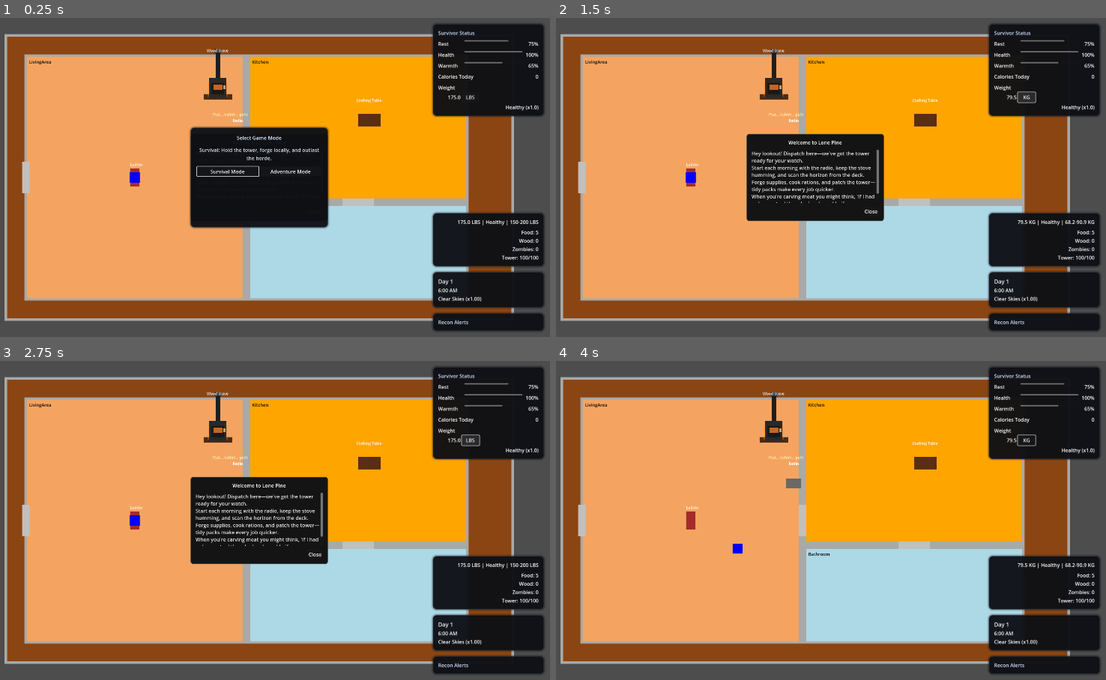
Above: before the commit, frames 1-4 (two rows, left to right).
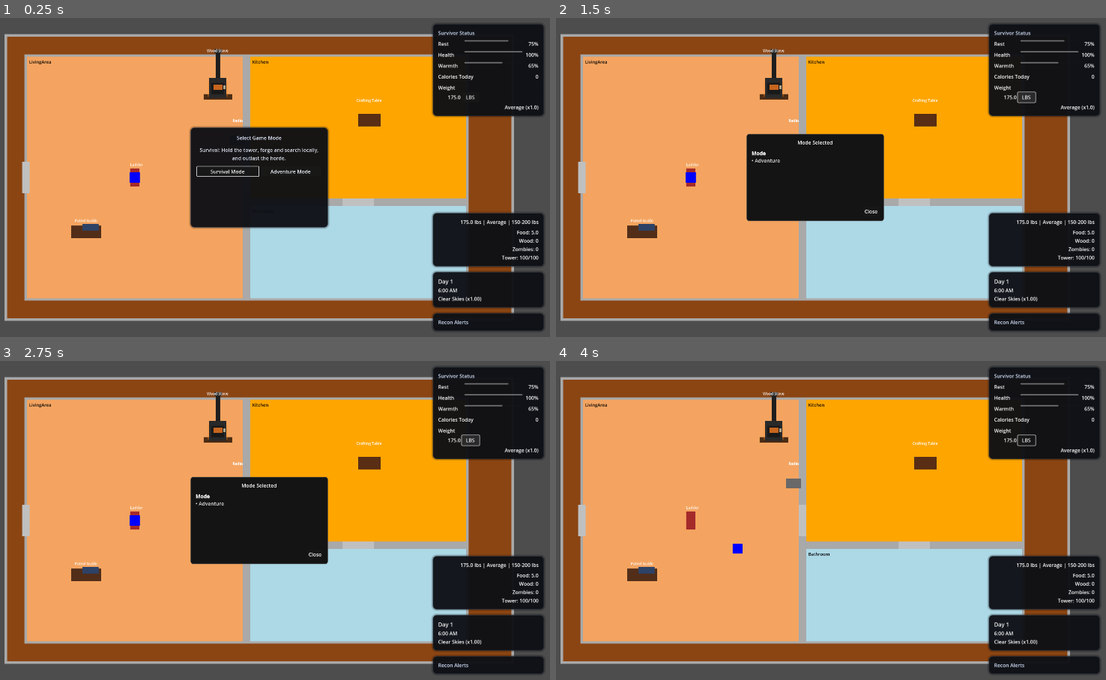
Above: after the commit, the same moments.

Repository: nexus382/firetower-game
Game: Godot game, scene res://scenes/Main.tscn
The game is run twice, just before and just after one commit, with the same random seed, the same clock (stepped at 60 frames per second) and the same inputs.
Inputs (mouse positions are in pixels of both pictures, inside the frame that each line leads up to):
- Up to frame 1 (0.25 s): no input
- Up to frame 2 (1.5 s): click "Adventure Mode" at 0.5 s; click "LBS" at 1.25 s
- Up to frame 3 (2.75 s): click "KG" (after the commit: "LBS") at 2 s
- Up to frame 4 (4 s): tap Enter at 2.75 s; move the mouse to (946, 504) at 2.77 s; hold D (move_right) 2.78-3.53 s; hold E (interact) 2.78-3.53 s; move the mouse to (693, 536) at 3.52 s; hold S (move_down) from 3.53 s (still down); tap E (interact) at 3.6 s

The runs differ from the first frame. In frame 1, 0.8% of the frame differs, in the area x 12-98%, y 27-70%; in frame 2, 1.5%, in the area x 12-98%, y 24-70%; in frame 3, 1.5%; in frame 4, 0.5%.
Error after the commit: Parse Error: Assigned value for constant "PATROL_GUIDE_SECTIONS" isn't a constant expression. (res://scripts/GameManager.gd:303)

Commit message:
Fix mode briefing formatting to restore parsing

Diff:
--- a/scenes/Main.tscn
+++ b/scenes/Main.tscn
@@ -1558,6 +1558,7 @@
 adventure_button_path = NodePath("Panel/Margin/VBox/Buttons/AdventureButton")
 title_label_path = NodePath("Panel/Margin/VBox/Title")
 description_label_path = NodePath("Panel/Margin/VBox/Description")
+info_popup_path = NodePath("../ActionPopupPanel")
 
 [node name="Panel" type="PanelContainer" parent="UI/ModeSelectPanel"]
 anchor_left = 0.5
--- a/scripts/GameManager.gd
+++ b/scripts/GameManager.gd
@@ -277,6 +277,63 @@
 
 const GAME_MODE_SURVIVAL := "survival"
 const GAME_MODE_ADVENTURE := "adventure"
+const GAME_MODE_CAPABILITIES := {
+    GAME_MODE_SURVIVAL: {
+        "label": "Survival",
+        "description": "Hold the tower, forge locally, and outlast the horde.",
+        "expeditions_enabled": false,
+        "travel_enabled": false,
+        "rescue_available": false,
+        "location_scope": "tower_only"
+    },
+    GAME_MODE_ADVENTURE: {
+        "label": "Adventure",
+        "description": "Gear up, scout checkpoints, and push toward the evac convoy.",
+        "expeditions_enabled": true,
+        "travel_enabled": true,
+        "rescue_available": true,
+        "location_scope": "overland"
+    }
+}
+const MODE_SCOPE_SUMMARIES := {
+    "tower_only": "Scope: Fire tower only—forge and sweep the rooms without evac travel.",
+    "overland": "Scope: Tower hub plus expedition map—plan routes toward the convoy.",
+    "unknown": "Scope: Default tower play until a mode adds new routes."
+}
+const PATROL_GUIDE_SECTIONS := [
+    {
+        "title": "Modes & Goals",
+        "lines": [
+            "Survival locks you into the tower loop (forge/search, no travel/rescue).",
+            "Adventure enables expedition map legs and the evac finish line."
+        ]
+    },
+    {
+        "title": "Rest & Health",
+        "lines": [
+            "Sleep adds %.0f%% rest per hour and burns %d calories." % [SleepSystem.SLEEP_PERCENT_PER_HOUR, SleepSystem.CALORIES_PER_SLEEP_HOUR],
+            "Forging/searching each cost %.0f%% rest and %.0f calories per hour block." % [FORGING_REST_COST_PERCENT, FORGING_CALORIE_COST],
+            "Travel burns %d calories with %.0f%% rest loss (%.1f–%.1f hr legs)." % [TRAVEL_CALORIE_COST, TRAVEL_REST_COST_PERCENT, TRAVEL_HOURS_MIN, TRAVEL_HOURS_MAX],
+            "Wolf or lure mishaps roll 5–15 HP hits; stragglers can land 10 HP counters."
+        ]
+    },
+    {
+        "title": "Warmth & Dayparts",
+        "lines": [
+            "Daytime warms at %.0f/hr; evenings cool at %.0f/hr." % [WarmthSystem.RATE_DAYTIME, WarmthSystem.RATE_EVENING],
+            "Nights are the worst at %.0f/hr; sleep stops overnight heat loss." % [WarmthSystem.RATE_NIGHT],
+            "Early mornings drift %.0f/hr until sunrise burns off the chill." % [WarmthSystem.RATE_EARLY_MORNING]
+        ]
+    },
+    {
+        "title": "Crafting & Supplies",
+        "lines": [
+            "Craft actions take %.1f hr, spend %.0f calories, and respect carry caps (5 slots, 12 with Backpack)." % [CRAFT_ACTION_HOURS, CRAFT_CALORIE_COST],
+            "Portable Craft Station opens travel crafting; snares/traps add wildlife and defense income.",
+            "Metal/rope/cloth stock fuels repairs, trinkets, and weapon upkeep down the line."
+        ]
+    }
+]
 
 # Location profiles describe loot pools, climate, and access per route id.
 const LOCATION_PROFILES := {
@@ -1329,6 +1386,7 @@
 var current_day: int = 1
 var game_paused: bool = false
 var _game_mode: String = GAME_MODE_SURVIVAL
+var _mode_capabilities: Dictionary = {}
 
 # Player reference cached once so interaction helpers can fetch it quickly.
 var player: CharacterBody2D
@@ -1395,6 +1453,7 @@
         print("❌ Player not found!")
 
     _active_location = _resolve_location_profile(DEFAULT_LOCATION_ID)
+    _mode_capabilities = _resolve_mode_capabilities(_game_mode)
     _tutorial_flags.clear()
 
     if sleep_system == null:
@@ -1830,20 +1889,20 @@
     snare_state_changed.emit(get_snare_state())
 
 func get_expedition_state() -> Dictionary:
-    if expedition_system == null or !is_adventure_mode():
+    if expedition_system == null or !_is_expedition_enabled():
         return {}
     return expedition_system.get_state()
 
 func get_selected_travel_option() -> Dictionary:
-    if expedition_system == null or !is_adventure_mode():
+    if expedition_system == null or !_is_expedition_enabled():
         return {}
     return expedition_system.get_selected_option()
 
 func select_travel_option(index: int) -> Dictionary:
-    if expedition_system == null or !is_adventure_mode():
-        return {
-            "success": false,
-            "reason": "systems_unavailable",
+    if expedition_system == null or !_is_expedition_enabled():
+        return {
+            "success": false,
+            "reason": "mode_locked",
             "action": "travel_select"
         }
     var result = expedition_system.select_option(index)
@@ -2110,11 +2169,91 @@
 func get_game_mode() -> String:
     return _game_mode
 
+func get_mode_capabilities() -> Dictionary:
+    return _mode_capabilities.duplicate(true)
+
+func get_mode_briefing(mode: String) -> Dictionary:
+    """Return a modal-friendly overview for the selected game mode."""
+    var profile = _resolve_mode_capabilities(mode)
+    var label = String(profile.get("label", "Mode"))
+    var scope_key = String(profile.get("location_scope", "unknown"))
+    var scope_line = String(MODE_SCOPE_SUMMARIES.get(scope_key, MODE_SCOPE_SUMMARIES.get("unknown")))
+    var travel_enabled = bool(profile.get("travel_enabled", false))
+    var rescue_enabled = bool(profile.get("rescue_available", false))
+
+    var travel_line = "Travel is locked; keep operations inside the tower."
+    if travel_enabled:
+        travel_line = "Expeditions and checkpoint travel are unlocked."
+
+    var rescue_line = "Rescue is off the table - ride out the siege."
+    if rescue_enabled:
+        rescue_line = "Reach the convoy to close the run."
+
+    var focus_lines: PackedStringArray = [
+        String(profile.get("description", "")),
+        scope_line
+    ]
+
+    var travel_lines: PackedStringArray = [
+        travel_line,
+        rescue_line
+    ]
+
+    var baseline_lines: PackedStringArray = [
+        "Sleep restores %.0f%% rest per hour and costs %d calories." % [
+            SleepSystem.SLEEP_PERCENT_PER_HOUR,
+            SleepSystem.CALORIES_PER_SLEEP_HOUR
+        ],
+        "Warmth swings from +%.0f/hr daytime to %.0f/hr at night (sleep blocks the nightly drop)." % [
+            WarmthSystem.RATE_DAYTIME,
+            WarmthSystem.RATE_NIGHT
+        ],
+        "Hiking legs run %.1f to %.1f hours with %.0f%% rest and %d calories per trip when enabled." % [
+            TRAVEL_HOURS_MIN,
+            TRAVEL_HOURS_MAX,
+            TRAVEL_REST_COST_PERCENT,
+            TRAVEL_CALORIE_COST
+        ]
+    ]
+
+    var sections: Array = [
+        {
+            "title": "%s Focus" % [label],
+            "lines": focus_lines
+        },
+        {
+            "title": "Travel & Rescue",
+            "lines": travel_lines
+        },
+        {
+            "title": "Baseline Costs",
+            "lines": baseline_lines
+        }
+    ]
+
+    return {
+        "title": "%s Mode Ready" % [label],
+        "sections": sections
+    }
+
+func get_patrol_guide_payload() -> Dictionary:
+    """Curated book contents for the in-tower Firetower Patrol Guide."""
+    return {
+        "title": "Firetower Patrol Guide",
+        "sections": PATROL_GUIDE_SECTIONS.duplicate(true)
+    }
+
 func is_survival_mode() -> bool:
     return _game_mode == GAME_MODE_SURVIVAL
 
 func is_adventure_mode() -> bool:
     return _game_mode == GAME_MODE_ADVENTURE
+
+func _is_expedition_enabled() -> bool:
+    return bool(_mode_capabilities.get("expeditions_enabled", false))
+
+func _is_travel_enabled() -> bool:
+    return bool(_mode_capabilities.get("travel_enabled", false))
 
 func set_game_mode(mode: String) -> String:
     var normalized = String(mode).to_lower()
@@ -2124,6 +2263,7 @@
         return _game_mode
 
     _game_mode = normalized
+    _mode_capabilities = _resolve_mode_capabilities(_game_mode)
     print("🧭 Game mode set -> %s" % _game_mode.capitalize())
 
     _location_intel.clear()
@@ -2137,6 +2277,10 @@
     _emit_expedition_state()
     _emit_game_mode_changed()
     return _game_mode
+
+func _resolve_mode_capabilities(mode: String) -> Dictionary:
+    var profile: Dictionary = GAME_MODE_CAPABILITIES.get(mode, GAME_MODE_CAPABILITIES.get(GAME_MODE_SURVIVAL, {}))
+    return profile.duplicate(true)
 
 func get_time_multiplier() -> float:
     return sleep_system.get_time_multiplier() if sleep_system else 1.0
@@ -3915,7 +4059,7 @@
     return result
 
 func perform_travel_to_next_location() -> Dictionary:
-    if !is_adventure_mode():
+    if !_is_travel_enabled():
         return {
             "success": false,
             "reason": "mode_locked",
--- a/scripts/TowerManager.gd
+++ b/scripts/TowerManager.gd
@@ -11,6 +11,7 @@
 const RadioScene = preload("res://scenes/objects/Radio.tscn")
 const CraftingTable = preload("res://scripts/objects/CraftingTable.gd")
 const WoodStove = preload("res://scripts/objects/WoodStove.gd")
+const PatrolGuide = preload("res://scripts/objects/PatrolGuide.gd")
 
 # Room configurations (public for other scripts to access)
 var living_area_rect: Rect2
@@ -86,6 +87,9 @@
 
     # Create crafting table in the kitchen
     create_crafting_table()
+
+    # Place the patrol guide book on a living area table
+    create_patrol_guide()
 
     # Create visual walls and collision
     create_walls_and_collision()
@@ -439,6 +443,77 @@
     kitchen_node.add_child(table)
     print("🛠️ Crafting table placed at: %s" % table_pos)
 
+func create_patrol_guide():
+    """Add the Firetower Patrol Guide book to a living-area table."""
+    if PatrolGuide == null:
+        return
+
+    var living_node: Node = inside_view.get_node_or_null("LivingArea")
+    if living_node == null:
+        return
+
+    var guide_node := Area2D.new()
+    guide_node.set_script(PatrolGuide)
+    var guide: PatrolGuide = guide_node as PatrolGuide
+    if guide == null:
+        guide_node.queue_free()
+        return
+    guide.name = "PatrolGuide"
+
+    var table_pos = Vector2(
+        living_area_rect.position.x + living_area_rect.size.x * 0.28,
+        living_area_rect.position.y + living_area_rect.size.y * 0.72
+    )
+    guide.position = table_pos
+    guide.z_index = 4
+
+    var table_top = ColorRect.new()
+    table_top.name = "TableSurface"
+    table_top.size = Vector2(96, 40)
+    table_top.position = Vector2(-48, -20)
+    table_top.color = Color(0.32, 0.18, 0.10)
+    table_top.z_index = 2
+    guide.add_child(table_top)
+
+    var book = ColorRect.new()
+    book.name = "GuideBook"
+    book.size = Vector2(52, 22)
+    book.position = Vector2(-12, -26)
+    book.color = Color(0.18, 0.26, 0.40)
+    book.z_index = 3
+    guide.add_child(book)
+
+    var book_label = Label.new()
+    book_label.name = "GuideLabel"
+    book_label.text = "Patrol Guide"
+    book_label.position = Vector2(-40, -44)
+    book_label.custom_minimum_size = Vector2(80, 16)
+    book_label.horizontal_alignment = HORIZONTAL_ALIGNMENT_CENTER
+    book_label.add_theme_color_override("font_color", Color.WHITE)
+    book_label.add_theme_font_size_override("font_size", 12)
+    book_label.z_index = 4
+    guide.add_child(book_label)
+
+    var prompt = Label.new()
+    prompt.name = "PromptLabel"
+    prompt.position = Vector2(-60, -70)
+    prompt.add_theme_color_override("font_color", Color.WHITE)
+    prompt.add_theme_font_size_override("font_size", 12)
+    prompt.visible = false
+    guide.add_child(prompt)
+
+    var collision = CollisionShape2D.new()
+    collision.name = "InteractShape"
+    var shape = RectangleShape2D.new()
+    shape.size = Vector2(92, 60)
+    collision.shape = shape
+    collision.position = Vector2(0, 0)
+    guide.add_child(collision)
+
+    guide.add_to_group("interactable")
+    living_node.add_child(guide)
+    print("📘 Patrol guide placed at: %s" % table_pos)
+
 func create_wood_stove():
     """Create a wood stove hugging the living/kitchen/bath intersection."""
     if WoodStove == null:
--- /dev/null
+++ b/scripts/objects/PatrolGuide.gd
@@ -0,0 +1,104 @@
+# PatrolGuide.gd overview:
+# - Purpose: interactive book that opens the Firetower Patrol Guide when inspected.
+# - Sections: exports tune prompt copy, overlap handlers toggle the prompt, helpers resolve UI/game data and show the guide.
+extends Area2D
+class_name PatrolGuide
+
+const GameManager = preload("res://scripts/GameManager.gd")
+const ActionPopupPanel = preload("res://scripts/ui/ActionPopupPanel.gd")
+
+@export var prompt_text: String = "Press [%s] to read"
+
+@onready var prompt_label: Label = $PromptLabel
+
+var _player_in_range: bool = false
+var _prompt_template: String = ""
+var _game_manager: GameManager
+var _info_popup: ActionPopupPanel
+
+func _ready():
+    monitoring = true
+    monitorable = true
+    body_entered.connect(_on_body_entered)
+    body_exited.connect(_on_body_exited)
+    set_process_unhandled_input(true)
+
+    _prompt_template = prompt_text
+    if prompt_label:
+        prompt_label.visible = false
+    _update_prompt_text()
+
+    _resolve_dependencies()
+
+func _unhandled_input(event):
+    if !_player_in_range:
+        return
+    if !event.is_action_pressed("interact") or event.is_echo():
+        return
+    _handle_interaction()
+    get_viewport().set_input_as_handled()
+
+func _handle_interaction():
+    if _game_manager == null or _info_popup == null:
+        _resolve_dependencies()
+    if _game_manager == null or _info_popup == null:
+        return
+    var payload = _game_manager.get_patrol_guide_payload()
+    if payload.is_empty():
+        return
+    var title = String(payload.get("title", "Patrol Guide"))
+    var sections: Array = payload.get("sections", [])
+    if sections.is_empty():
+        var lines: PackedStringArray = payload.get("lines", PackedStringArray([]))
+        if !lines.is_empty():
+            _info_popup.show_message(title, lines)
+    else:
+        _info_popup.show_sections(title, sections)
+
+func _resolve_dependencies():
+    var root = get_tree().get_root()
+    if root == null:
+        return
+    var manager_node = root.get_node_or_null("Main/GameManager")
+    _game_manager = manager_node as GameManager if manager_node is GameManager else null
+
+    var popup_node = root.get_node_or_null("Main/UI/ActionPopupPanel")
+    _info_popup = popup_node as ActionPopupPanel if popup_node is ActionPopupPanel else null
+
+func _update_prompt_text():
+    var display = _format_prompt_text(_resolve_interact_key_label())
+    prompt_text = display
+    if prompt_label:
+        prompt_label.text = display
+
+func _resolve_interact_key_label() -> String:
+    var fallback = "E"
+    var events = InputMap.action_get_events("interact")
+    for evt in events:
+        if evt is InputEventKey:
+            var code = evt.keycode
+            if code == Key.KEY_UNKNOWN or code == 0:
+                code = evt.physical_keycode
+            if code != Key.KEY_UNKNOWN and code != 0:
+                var label = OS.get_keycode_string(code)
+                if !label.is_empty():
+                    return label.to_upper()
+    return fallback
+
+func _format_prompt_text(key_label: String) -> String:
+    var template = _prompt_template if !_prompt_template.is_empty() else "Press [%s] to read"
+    if template.find("%s") != -1:
+        return template % key_label
+    return template
+
+func _on_body_entered(body):
+    if body is Player:
+        _player_in_range = true
+        if prompt_label:
+            prompt_label.visible = true
+
+func _on_body_exited(body):
+    if body is Player:
+        _player_in_range = false
+        if prompt_label:
+            prompt_label.visible = false
--- a/scripts/ui/MapPanel.gd
+++ b/scripts/ui/MapPanel.gd
@@ -155,7 +155,10 @@
 func _refresh_state():
     if game_manager != null:
         _state = game_manager.get_expedition_state()
-    if game_manager != null and !game_manager.is_adventure_mode():
+    var expeditions_enabled = false
+    if game_manager != null:
+        expeditions_enabled = bool(game_manager.get_mode_capabilities().get("expeditions_enabled", false))
+    if game_manager != null and !expeditions_enabled:
         var empty: Dictionary = {}
         _refresh_checkpoint_label(empty)
         _refresh_option_slots(empty)
@@ -172,7 +175,10 @@
     if checkpoint_label == null:
         return
     if state.is_empty():
-        if game_manager != null and !game_manager.is_adventure_mode():
+        var expeditions_enabled = false
+        if game_manager != null:
+            expeditions_enabled = bool(game_manager.get_mode_capabilities().get("expeditions_enabled", false))
+        if !expeditions_enabled:
             checkpoint_label.text = "Adventure mode required"
         else:
             checkpoint_label.text = "Map offline"
--- a/scripts/ui/ModeSelectPanel.gd
+++ b/scripts/ui/ModeSelectPanel.gd
@@ -5,22 +5,25 @@
 class_name ModeSelectPanel
 
 const GameManager = preload("res://scripts/GameManager.gd")
+const ActionPopupPanel = preload("res://scripts/ui/ActionPopupPanel.gd")
 
 const SURVIVAL_MODE_ID := GameManager.GAME_MODE_SURVIVAL
 const ADVENTURE_MODE_ID := GameManager.GAME_MODE_ADVENTURE
 
-const SURVIVAL_DESCRIPTION := "Survival: Hold the tower, forge locally, and outlast the horde."
-const ADVENTURE_DESCRIPTION := "Adventure: Gear up, travel checkpoints, and push toward the evac zone."
+const SURVIVAL_DESCRIPTION := "Survival: Hold the tower, forge and search locally, and outlast the horde."
+const ADVENTURE_DESCRIPTION := "Adventure: Gear up, travel checkpoints, and push toward the evac convoy."
 
 @export var survival_button_path: NodePath
 @export var adventure_button_path: NodePath
 @export var title_label_path: NodePath
 @export var description_label_path: NodePath
+@export var info_popup_path: NodePath
 
-@onready var survival_button: Button = get_node_or_null(survival_button_path) if survival_button_path != NodePath("") else null
-@onready var adventure_button: Button = get_node_or_null(adventure_button_path) if adventure_button_path != NodePath("") else null
-@onready var title_label: Label = get_node_or_null(title_label_path) if title_label_path != NodePath("") else null
-@onready var description_label: Label = get_node_or_null(description_label_path) if description_label_path != NodePath("") else null
+@onready var survival_button: Button = null
+@onready var adventure_button: Button = null
+@onready var title_label: Label = null
+@onready var description_label: Label = null
+@onready var info_popup: ActionPopupPanel = null
 
 var game_manager: GameManager
 
@@ -28,10 +31,11 @@
     visible = true
     mouse_filter = Control.MOUSE_FILTER_STOP
     set_process_unhandled_input(true)
+    _resolve_nodes()
     _resolve_game_manager()
     _apply_theme_overrides()
     _wire_buttons()
-    _refresh_selection(game_manager.get_game_mode() if game_manager else SURVIVAL_MODE_ID)
+    _refresh_selection(game_manager if game_manager != null else SURVIVAL_MODE_ID)
     call_deferred("_grab_initial_focus")
 
 func _unhandled_input(event):
@@ -50,6 +54,18 @@
         adventure_button.focus_entered.connect(_on_adventure_preview)
         adventure_button.mouse_entered.connect(_on_adventure_preview)
 
+func _resolve_nodes():
+    if survival_button_path != NodePath(""):
+        survival_button = get_node_or_null(survival_button_path)
+    if adventure_button_path != NodePath(""):
+        adventure_button = get_node_or_null(adventure_button_path)
+    if title_label_path != NodePath(""):
+        title_label = get_node_or_null(title_label_path)
+    if description_label_path != NodePath(""):
+        description_label = get_node_or_null(description_label_path)
+    if info_popup_path != NodePath(""):
+        info_popup = get_node_or_null(info_popup_path)
+
 func _resolve_game_manager():
     var tree = get_tree()
     if tree == null:
@@ -62,6 +78,16 @@
         game_manager = candidate
         if game_manager.has_signal("game_mode_changed"):
             game_manager.game_mode_changed.connect(_on_game_mode_changed)
+
+    if info_popup == null:
+        _resolve_info_popup(root)
+
+func _resolve_info_popup(root: Node):
+    if root == null:
+        return
+    var node = root.get_node_or_null("Main/UI/ActionPopupPanel")
+    if node is ActionPopupPanel:
+        info_popup = node
 
 func _grab_initial_focus():
     if survival_button and survival_button.is_visible_in_tree():
@@ -96,8 +122,10 @@
     if game_manager:
         mode = game_manager.set_game_mode(mode)
         _refresh_selection(mode)
+        _show_mode_popup(mode)
     else:
         _refresh_selection(mode)
+        _show_mode_popup(mode)
     hide()
 
 func _on_game_mode_changed(mode: String):
@@ -120,3 +148,25 @@
             description_label.text = ADVENTURE_DESCRIPTION
         _:
             description_label.text = SURVIVAL_DESCRIPTION
+
+func _show_mode_popup(mode: String):
+    if info_popup == null:
+        return
+    var payload: Dictionary = {}
+    if game_manager:
+        payload = game_manager.get_mode_briefing(mode)
+    if payload.is_empty():
+        payload = {
+            "title": "Mode Selected",
+            "sections": [
+                {"title": "Mode", "lines": [mode.capitalize()]}
+            ]
+        }
+    var title = String(payload.get("title", ""))
+    var sections: Array = payload.get("sections", [])
+    if sections.is_empty():
+        var lines: PackedStringArray = payload.get("lines", PackedStringArray([]))
+        if !lines.is_empty():
+            info_popup.show_message(title, lines)
+    else:
+        info_popup.show_sections(title, sections)
Not shown, changed: GUIDE.md
